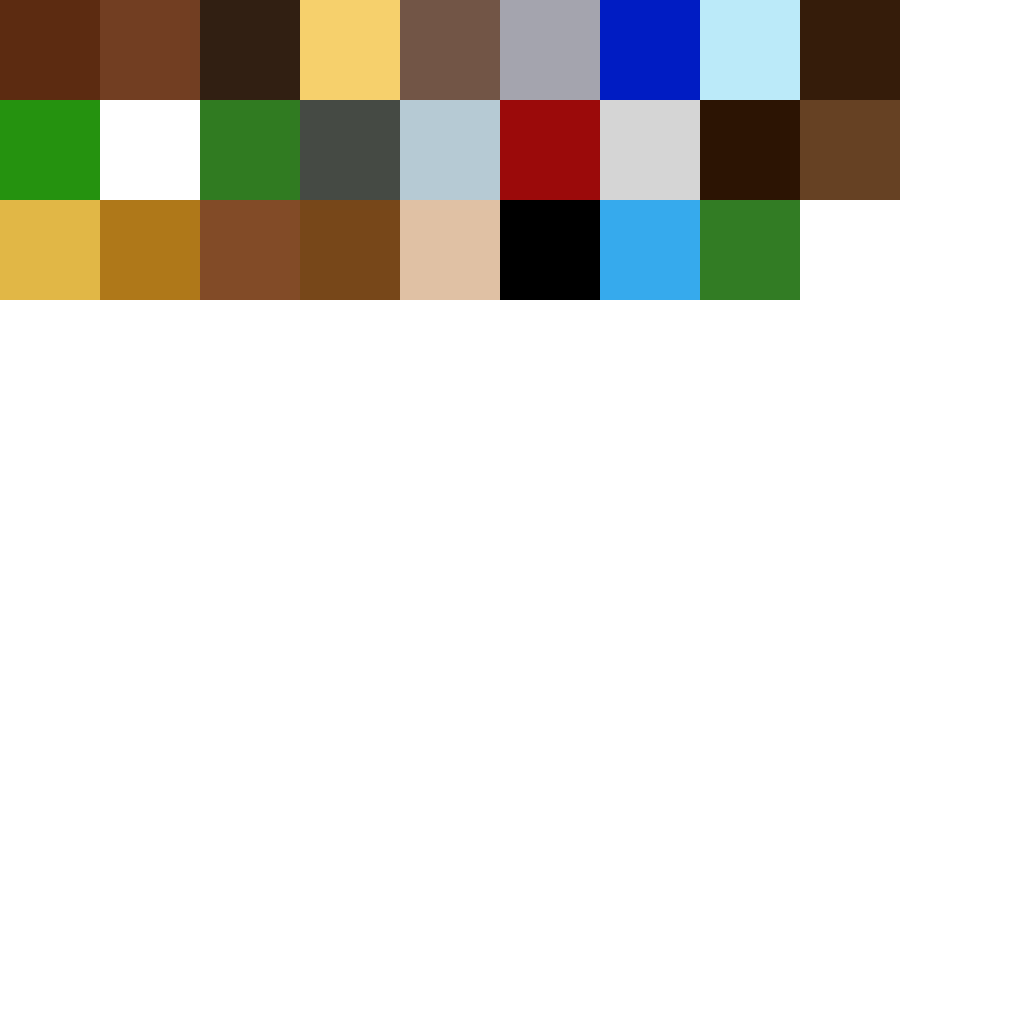
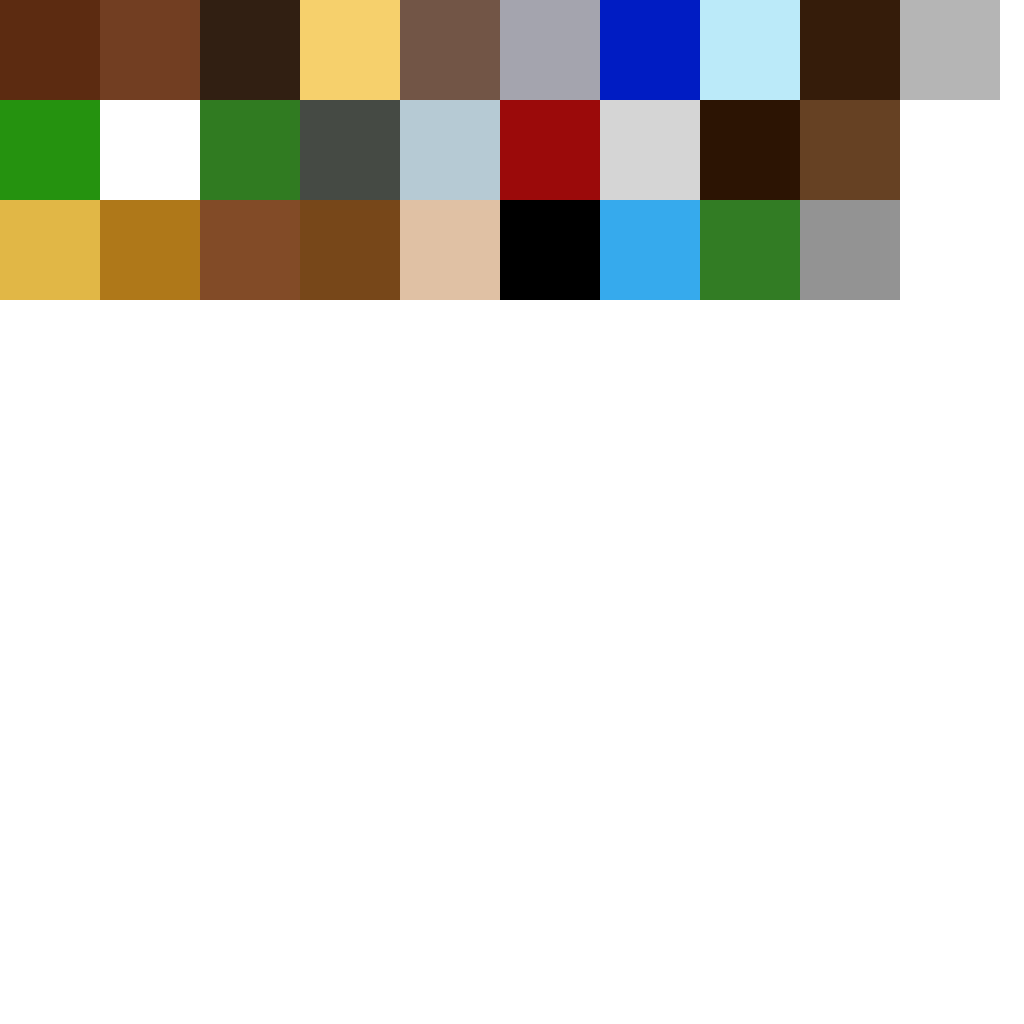
Revision of a layered 1024 x 1024 image; what changed, layer by layer:
painted on "Background" over box(800, 0, 1000, 300)
